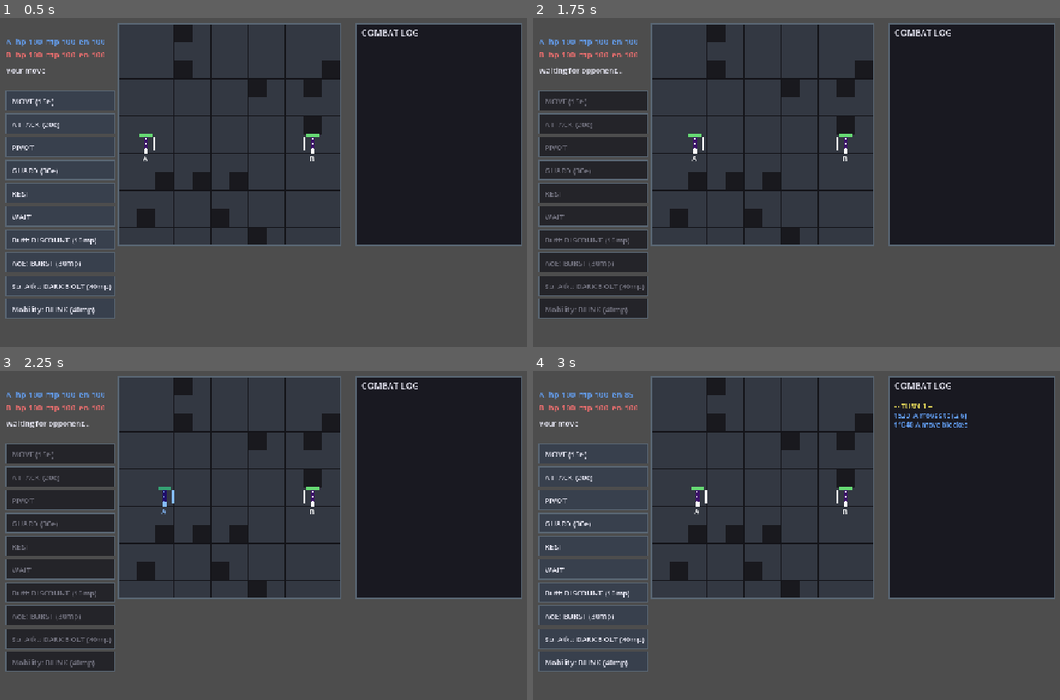
Above: before the commit, frames 1-4 (two rows, left to right).
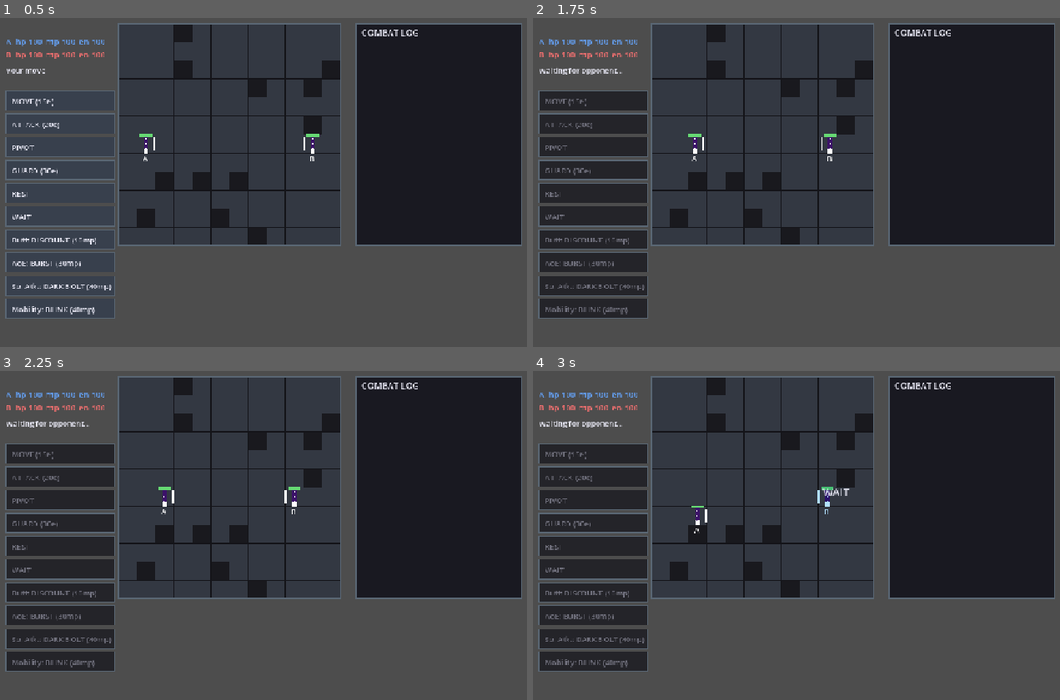
Above: after the commit, the same moments.

Repository: Chibuzu/UKO
Game: Godot game, scene res://Game.tscn
The game is run twice, just before and just after one commit, with the same random seed, the same clock (stepped at 60 frames per second) and the same inputs. This scene is started directly instead of the project's main scene.
Inputs (mouse positions are in pixels of both pictures, inside the frame that each line leads up to):
- Up to frame 1 (0.5 s): no input
- Up to frame 2 (1.75 s): tap Enter at 0.5, 0.6 s; move the mouse to (1012, 169) at 0.52 s; hold D 0.53-1.28 s; click (1012, 169) at 0.67 s; tap Space at 0.77, 1.25, 1.52 s; move the mouse to (727, 205) at 1.27 s; hold S from 1.28 s (still down); tap Keypad Enter at 1.35 s
- Up to frame 3 (2.25 s): move the mouse to (395, 459) at 2.02 s; release S at 2.03 s; hold D from 2.03 s (still down); tap Backspace at 2.1 s
- Up to frame 4 (3 s): tap Enter at 2.75 s; move the mouse to (828, 614) at 2.77 s; release D at 2.78 s; hold W from 2.78 s (still down); tap Z at 2.85 s; click (828, 614) at 2.92 s

Frame 1 is identical in both runs. In frame 2, 0.2% of the frame differs, in the area x 54-61%, y 35-44%; in frame 3, 0.3%; in frame 4, 13%, in the area x 1-83%, y 6-92%.
Error before the commit: Parse Error: Static function "cheb()" not found in base "Grid". (res://Scripts/AI/AIToolkit.gd:152)

Commit message:
implement map rotating blocks

Diff:
--- a/Scripts/Core/Config.gd
+++ b/Scripts/Core/Config.gd
@@ -26,7 +26,7 @@
 }
 
 # ── Resources [PH] ──────────────────────────────────────────────────────
-const MAP_ROTATE_EVERY := 5    # rotate the arena 90 clockwise every this many turns
+const MAP_ROTATE_EVERY := 5    # shift the arena quadrants one step clockwise every this many turns
 const MAP_CRUSH_DAMAGE := 20   # if a rotating wall would land on you, it is suppressed and you take this
 const MAX_HP := 100
 const MAX_MP := 100
--- a/Scripts/Core/GameController.gd
+++ b/Scripts/Core/GameController.gd
@@ -84,6 +84,7 @@
 		turn_num += 1
 		if turn_num > 1 and (turn_num - 1) % Config.MAP_ROTATE_EVERY == 0:
 			_rotate_map()
+		_update_shift_telegraph()
 		_begin_turn()
 		var seq_a: Array = await selection.player_sequence_ready
 		menu.set_state(a, b, false, a.spell_ids(), [], false, true)   # confirmed -> waiting for opponent
@@ -113,7 +114,8 @@
 func _begin_turn() -> void:
 	selection.begin_turn(a, b)
 
-# Every MAP_ROTATE_EVERY turns the arena spins 90: walls reposition around the
+# Every MAP_ROTATE_EVERY turns the arena's four quadrants shift one step clockwise:
+# walls reposition around the
 # (stationary) fighters. A wall that would land on a fighter is suppressed and that
 # fighter takes crush damage instead; the grid then repairs connectivity if the
 # rotation stranded them. Naive to the AI (it plans each turn's board, not ahead).
@@ -124,8 +126,18 @@
 		who.hp = maxi(1, who.hp - Config.MAP_CRUSH_DAMAGE)   # avoidable + telegraphed -> non-lethal cap
 		who.rest_ready = false                                # took damage -> no REST next turn
 		combat_log._push("%s crushed by a shifting wall (-%d)" % [who.id, Config.MAP_CRUSH_DAMAGE], ViewConfig.COL_WIN_B)
-	combat_log._push("-- MAP ROTATES 90 --", ViewConfig.COL_TEXT)
+	combat_log._push("-- QUADRANTS SHIFT --", ViewConfig.COL_TEXT)
 	board.queue_redraw()   # walls moved; repaint the arena
+
+# Telegraph: on the turn BEFORE a shift, ghost the tiles that will become walls so
+# the player can step clear (keeps the crush damage avoidable, not RNG). The next
+# turn shifts when turn_num is a multiple of MAP_ROTATE_EVERY.
+func _update_shift_telegraph() -> void:
+	if turn_num % Config.MAP_ROTATE_EVERY == 0:
+		board.set_ghost(grid.incoming_walls())
+		combat_log._push("Quadrants shift next turn -- amber tiles become walls", ViewConfig.COL_DRAW)
+	else:
+		board.clear_ghost()
 
 # ── End screen ────────────────────────────
 func _show_result(result: String) -> void:
--- a/Scripts/Core/Grid.gd
+++ b/Scripts/Core/Grid.gd
@@ -12,18 +12,23 @@
 var spawn_a: Vector2i
 var spawn_b: Vector2i
 var base_blocked: Array = []   # canonical layout; rotations derive from this so walls return
-var rot_step := 0              # 0-3: how many 90 clockwise turns from the canonical layout
+var rot_step := 0              # 0-3: how many clockwise quadrant shifts from the canonical layout
 
 func _init() -> void:
 	_clear()
 
-func _clear() -> void:
-	blocked = []
+# A fresh SIZE x SIZE grid with no blockers.
+func _blank() -> Array:
+	var g: Array = []
 	for y in range(SIZE):
-		var row := []
+		var row: Array = []
 		for x in range(SIZE):
 			row.append(false)
-		blocked.append(row)
+		g.append(row)
+	return g
+
+func _clear() -> void:
+	blocked = _blank()
 
 func in_bounds(p: Vector2i) -> bool:
 	return p.x >= 0 and p.x < SIZE and p.y >= 0 and p.y < SIZE
@@ -47,6 +52,10 @@
 
 static func dist(a: Vector2i, b: Vector2i) -> int:
 	return absi(a.x - b.x) + absi(a.y - b.y)
+
+# Chebyshev (king-move) distance -- the radius an "around" (3x3) blast reaches.
+static func cheb(a: Vector2i, b: Vector2i) -> int:
+	return maxi(absi(a.x - b.x), absi(a.y - b.y))
 
 # ── Generation (ruleset 1: 8-10% blockers, spawns must stay connected) ──
 func generate(rng: RandomNumberGenerator) -> void:
@@ -87,14 +96,15 @@
 				queue.append(n)
 	return false
 
-# Rotate the arena 90 clockwise from the CANONICAL layout (so walls return over a
-# 4-step cycle, not erode). Fighters do NOT move, so a wall may land on an occupant
+# Shift the arena's four quadrants one step clockwise from the CANONICAL layout (so
+# walls return over a 4-step cycle, not erode). Fighters do NOT move, so a wall may
+# land on an occupant
 # -- those tiles are suppressed (cleared) and returned as "crushed". The connecting
 # corridor rotates with the walls while the fighters stay put, so they can be
 # stranded; we re-verify a path between them and carve one if rotation severed it.
 func rotate_blockers(occupants: Array) -> Array:
 	rot_step = (rot_step + 1) % 4
-	blocked = _rotated(base_blocked, rot_step)
+	blocked = _cycled(base_blocked, rot_step)
 	var crushed: Array = []
 	for p in occupants:
 		if in_bounds(p) and blocked[p.y][p.x]:
@@ -104,29 +114,47 @@
 		_carve(occupants[0], occupants[1])
 	return crushed
 
+# Tiles that are open NOW but become blockers at the next quadrant shift -- the
+# telegraph's "incoming walls", so a fighter can step clear before it lands.
+func incoming_walls() -> Array:
+	var next_layout := _cycled(base_blocked, (rot_step + 1) % 4)
+	var out: Array = []
+	for y in range(SIZE):
+		for x in range(SIZE):
+			if next_layout[y][x] and not blocked[y][x]:
+				out.append(Vector2i(x, y))
+	return out
+
 func _copy(src: Array) -> Array:
 	var out: Array = []
 	for row in src:
 		out.append(row.duplicate())
 	return out
 
-func _rotated(base: Array, step: int) -> Array:
+func _cycled(base: Array, step: int) -> Array:
 	var out: Array = _copy(base)
 	for _i in range(step):
-		out = _rot90(out)
+		out = _cycle_quadrants_cw(out)
 	return out
 
-# 90 clockwise: the new tile (SIZE-1-y, x) takes the value at (x, y).
-func _rot90(src: Array) -> Array:
-	var dst: Array = []
-	for y in range(SIZE):
-		var row: Array = []
-		for x in range(SIZE):
-			row.append(false)
-		dst.append(row)
+# One clockwise QUADRANT shift. The board splits into four (SIZE/2 x SIZE/2)
+# quadrants; each quadrant's contents move as a block to the next quadrant clockwise
+# (top-left -> top-right -> bottom-right -> bottom-left -> top-left). The contents are
+# TRANSLATED, not rotated: a tile keeps its position WITHIN its quadrant, so wall
+# shapes keep their orientation -- only which quadrant they sit in changes. (A true
+# 90 rotation would also turn each shape; this deliberately does not.)
+func _cycle_quadrants_cw(src: Array) -> Array:
+	var dst := _blank()
+	var H := SIZE / 2
 	for y in range(SIZE):
 		for x in range(SIZE):
-			dst[x][SIZE - 1 - y] = src[y][x]
+			var qx := 0 if x < H else 1     # which quadrant column this tile is in
+			var qy := 0 if y < H else 1     # which quadrant row
+			var rx := x - qx * H            # position WITHIN the quadrant (preserved)
+			var ry := y - qy * H
+			var nqx := 1 - qy               # clockwise quadrant move: new quadrant-col
+			var nqy := qx                   #                          new quadrant-row
+			dst[nqy * H + ry][nqx * H + rx] = src[y][x]
 	return dst
 
 # Clear walls along an L-path a->b so the two are reachable again. Operates on the
--- a/Scripts/View/BoardView.gd
+++ b/Scripts/View/BoardView.gd
@@ -13,6 +13,7 @@
 var highlight_color: Color = ViewConfig.COL_HL_MOVE
 var fx_tiles: Array = []                         # transient spell-effect overlay
 var fx_color: Color = ViewConfig.COL_FX_AOE
+var ghost_tiles: Array = []                     # tiles becoming walls at the next quadrant shift
 var _base_pos: Vector2 = ViewConfig.BOARD_ORIGIN # rest position (shake offsets from here)
 var _shake := 0.0                                # current shake magnitude
 
@@ -50,6 +51,11 @@
 	for pos in fx_tiles:
 		var fr := Rect2(pos.x * ViewConfig.TILE, pos.y * ViewConfig.TILE, ViewConfig.TILE, ViewConfig.TILE)
 		draw_rect(fr, fx_color)
+	# Telegraph overlay: tiles about to become walls at the next quadrant shift.
+	for pos in ghost_tiles:
+		var gr := Rect2(pos.x * ViewConfig.TILE, pos.y * ViewConfig.TILE, ViewConfig.TILE, ViewConfig.TILE)
+		draw_rect(gr, ViewConfig.COL_GHOST_WALL)
+		draw_rect(gr, ViewConfig.COL_GHOST_EDGE, false, 2.0)
 	var total := Grid.SIZE * ViewConfig.TILE
 	draw_rect(Rect2(0, 0, total, total), ViewConfig.COL_BOARD_EDGE, false, 2.0)
 
@@ -71,6 +77,14 @@
 
 func clear_highlights() -> void:
 	highlights = []
+	queue_redraw()
+
+func set_ghost(tiles: Array) -> void:
+	ghost_tiles = tiles
+	queue_redraw()
+
+func clear_ghost() -> void:
+	ghost_tiles = []
 	queue_redraw()
 
 # Translate a click into a grid tile and emit it. Right-click cancels. Clicks
--- a/Scripts/View/ViewConfig.gd
+++ b/Scripts/View/ViewConfig.gd
@@ -46,6 +46,10 @@
 const COL_FX_BUFF := Color(0.95, 0.82, 0.30, 0.55)
 const FLASH_SPELL := Color(0.85, 0.7, 1.0)
 
+# Telegraph: tiles that will become walls at the next quadrant shift.
+const COL_GHOST_WALL := Color(0.95, 0.55, 0.20, 0.35)   # incoming-wall fill
+const COL_GHOST_EDGE := Color(0.95, 0.62, 0.28, 0.90)   # incoming-wall border
+
 # Action menu.
 const MENU_ORIGIN := Vector2(16, 60)
 const COL_BTN := Color(0.22, 0.25, 0.30)
